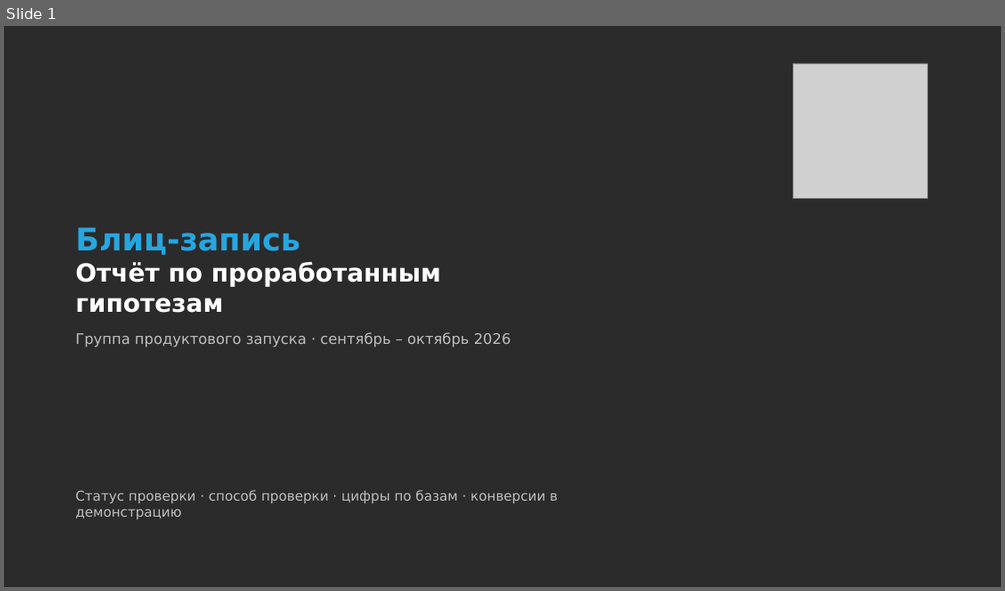
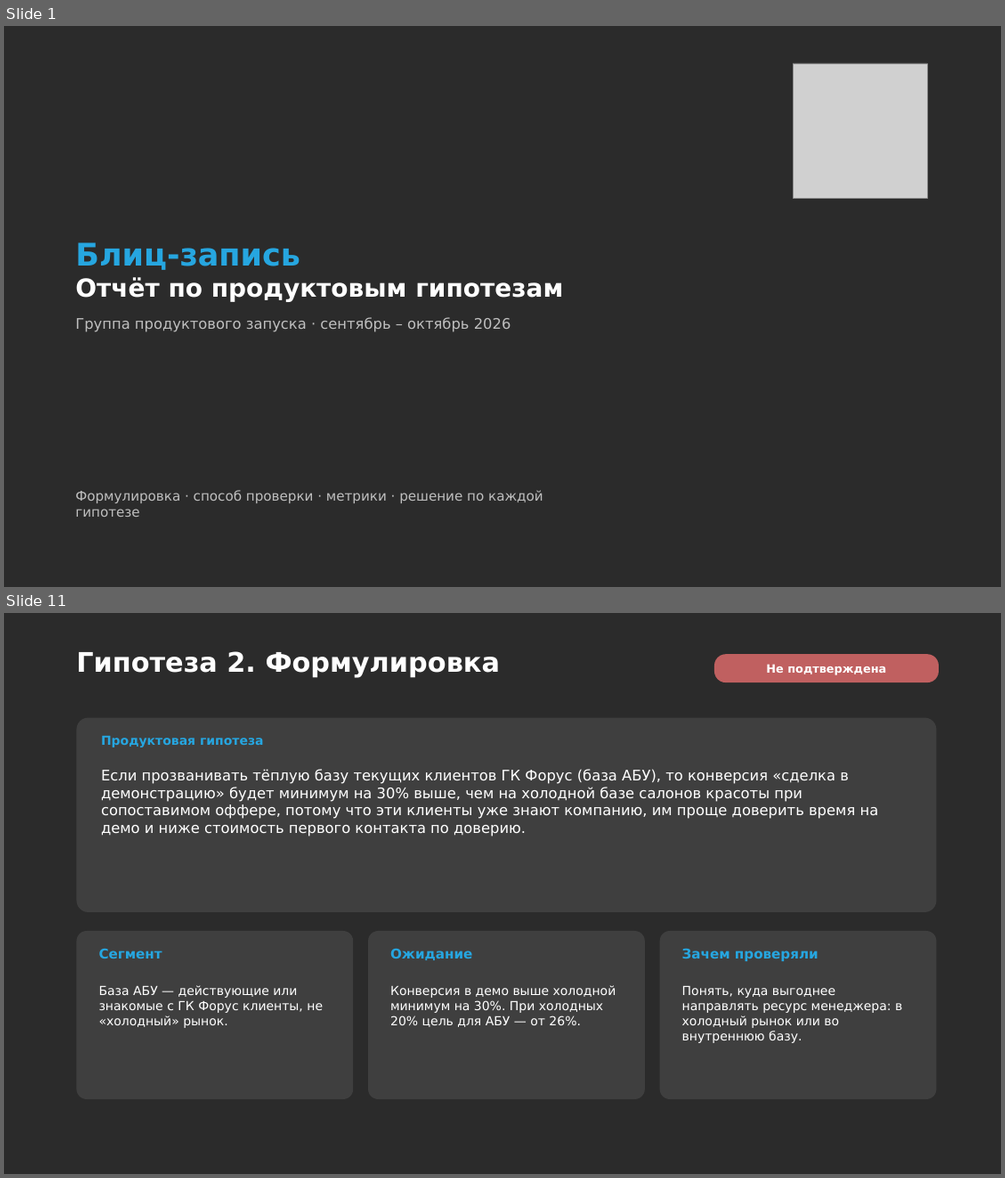
Before and after one commit to daaanilNikonov/for-lisa, a slide deck: presentation/Блиц-запись_Отчет_по_гипотезам.pptx. Shown one above the other, each under a label of ours: slide 1 before the commit, slides 1 and 11 after it; the slides between them are not shown. The pictures are 1005x591 and 1005x1178 pixels, drawn with LibreOffice and Linux fonts; fonts in the diff are those of the drawing; grey boxes stand for pictures; background and template pictures are left out; a plain dark background stands for a picture behind light text. Boxes give left, top, right and bottom in pixels: in the first picture for what was removed or moved away, otherwise in the second. Text is boxed around its words. In the diff, an @@ line names an element or a change of style, - is before the commit and + after.

```diff
--- a/presentation/Блиц-запись_Отчет_по_гипотезам.pptx
+++ b/presentation/Блиц-запись_Отчет_по_гипотезам.pptx
@@ slide 11 added at <box>4,613,1001,1174</box>, background picture (left out) @@
@@ title added at <box>76,651,500,678</box>, 26 pt, text #FFFFFF, bold @@
+Гипотеза 2. Формулировка
@@ rounded rectangle added at <box>714,654,938,682</box>, fill #C06060 @@
@@ text added at <box>766,664,886,675</box>, 11 pt, text #FFFFFF, bold @@
+Не подтверждена
@@ rounded rectangle added at <box>77,718,937,912</box>, fill #3F3F3F @@
@@ text added at <box>101,736,264,747</box>, 12 pt, text #26A6E0, bold @@
+Продуктовая гипотеза
@@ text added at <box>101,769,879,836</box>, 14 pt, text #FFFFFF @@
+Если прозванивать тёплую базу текущих клиентов ГК Форус (база АБУ), то конверсия «сделка в демонстрацию» будет минимум на 30% выше, чем на холодной базе салонов красоты при сопоставимом оффере, потому что эти клиенты уже знают компанию, им проще доверить время на демо и ниже стоимость первого контакта по доверию.
@@ rounded rectangle added at <box>77,931,353,1099</box>, fill #3F3F3F @@
@@ rounded rectangle added at <box>368,931,645,1099</box>, fill #3F3F3F @@
@@ rounded rectangle added at <box>660,931,937,1099</box>, fill #3F3F3F @@
@@ text added at <box>99,949,162,958</box>, 13 pt, text #26A6E0, bold @@
+Сегмент
@@ text added at <box>390,948,472,960</box>, 13 pt, text #26A6E0, bold @@
+Ожидание
@@ text added at <box>682,948,818,961</box>, 13 pt, text #26A6E0, bold @@
+Зачем проверяли
@@ text added at <box>99,985,323,1028</box>, 12 pt, text #FFFFFF @@
+База АБУ — действующие или знакомые с ГК Форус клиенты, не «холодный» рынок.
@@ text added at <box>390,985,616,1027</box>, 12 pt, text #FFFFFF @@
+Конверсия в демо выше холодной минимум на 30%. При холодных 20% цель для АБУ — от 26%.
@@ text added at <box>682,986,902,1043</box>, 12 pt, text #FFFFFF @@
+Понять, куда выгоднее направлять ресурс менеджера: в холодный рынок или во внутреннюю базу.
@@ slide 1 changed as well @@
@@ title at <box>75,277,563,302</box>: text changed @@
-Отчёт по проработанным гипотезам
+Отчёт по продуктовым гипотезам
@@ subtitle at <box>75,490,543,516</box>: text changed @@
-Статус проверки · способ проверки · цифры по базам · конверсии в демонстрацию
+Формулировка · способ проверки · метрики · решение по каждой гипотезе
```
Also in this commit, not shown: 16 other slides added, 9 slides removed, 1 other file.
